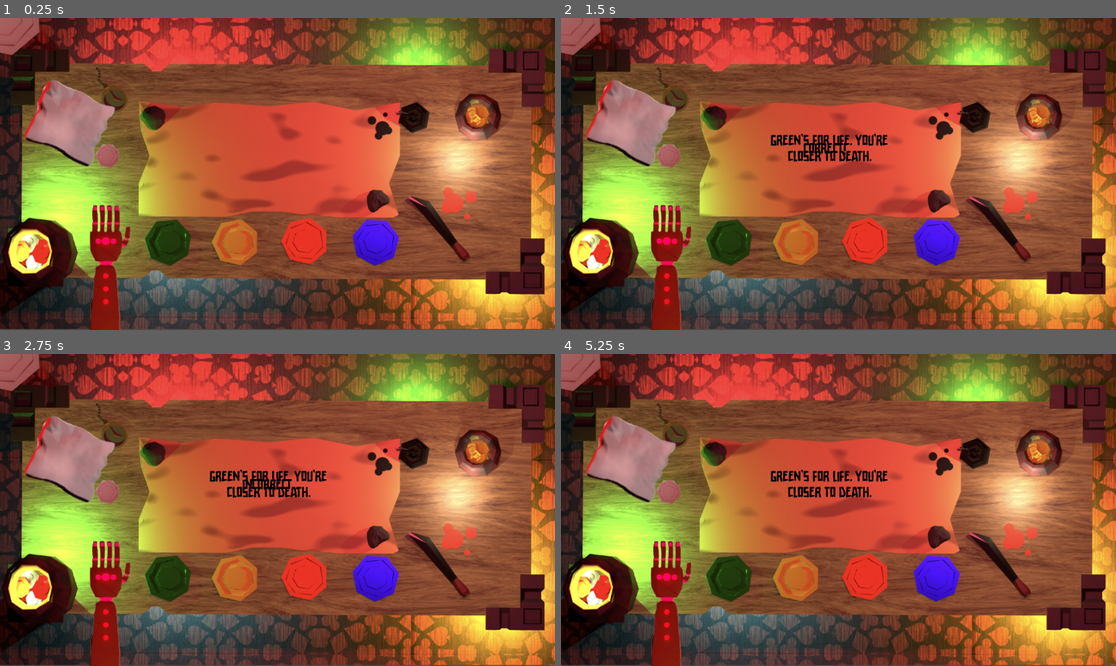
Above: before the commit, frames 1-4 (two rows, left to right).
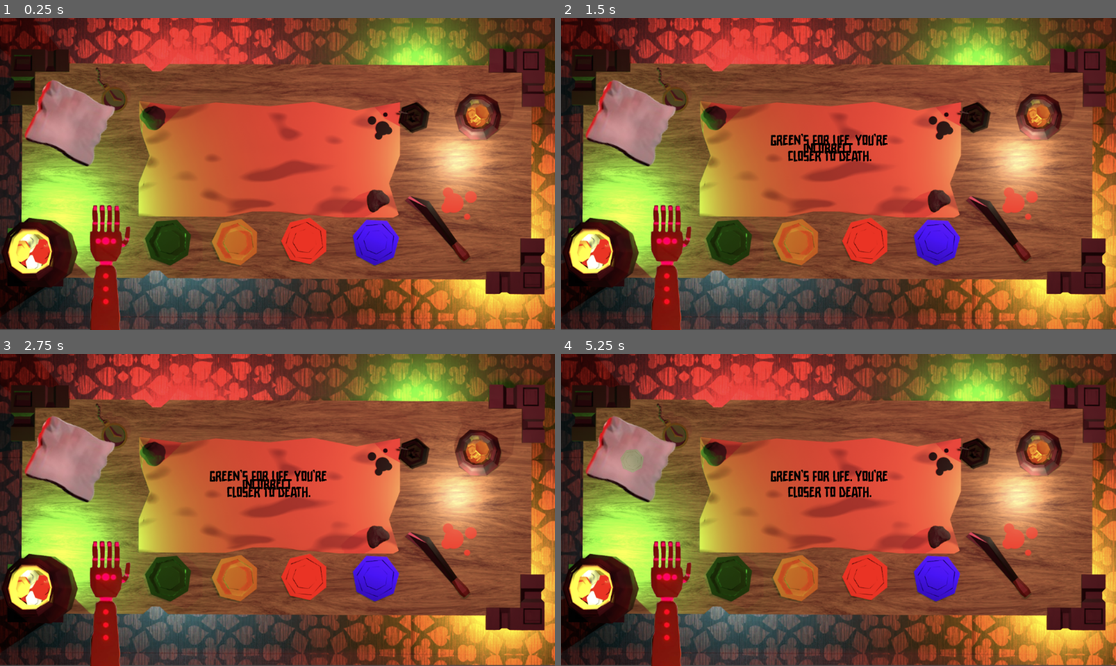
Above: after the commit, the same moments.

Repository: avanishbadhan/jumpstart
Game: Godot game, scene res://main.tscn
Same seed, same stepped clock (60 frames per second), same inputs: the game is played once before the commit and once after it.
Inputs (mouse positions are in pixels of both pictures, inside the frame that each line leads up to):
- Up to frame 1 (0.25 s): no input
- Up to frame 2 (1.5 s): click (999, 230) at 0.52 s; click (866, 239) at 1.27 s
- Up to frame 3 (2.75 s): click (371, 578) at 2.02 s
- Up to frame 4 (5.25 s): click (727, 578) at 2.77 s; click (794, 578) at 3.52 s; click (1038, 453) at 4.27 s; click (999, 566) at 5.02 s

The runs differ from the first frame. In frame 1, 0.9% of the frame differs, in the area x 0-22%, y 0-49%; in frame 2, 1.1%; in frame 3, 0.9%; in frame 4, 1.1%.

Commit message:
update xyz

Diff:
--- a/blue_select.gd
+++ b/blue_select.gd
@@ -28,7 +28,7 @@
 	var tween = create_tween()
 	tween.tween_property(cloth, "modulate:a", 0.0, 2.0)
 	tween.tween_property(cloth, "modulate:a", 1.0, 2.0).set_delay(1.5)
-
+	sprite.pick_random_number()
 	disabled = false
 	$"../red_select".disabled = false
 	$"../blue_select".disabled = false
--- a/green_select.gd
+++ b/green_select.gd
@@ -28,7 +28,7 @@
 	var tween = create_tween()
 	tween.tween_property(cloth, "modulate:a", 0.0, 2.0)
 	tween.tween_property(cloth, "modulate:a", 1.0, 2.0).set_delay(1.5)
-
+	sprite.pick_random_number()
 	disabled = false
 	$"../red_select".disabled = false
 	$"../blue_select".disabled = false
--- a/hidden_coin.gd
+++ b/hidden_coin.gd
@@ -14,7 +14,6 @@
 
 func _ready():
 	randomize()
-	pick_random_number()
 
 func pick_random_number():
 	if numbers.size() == 0:
--- a/main.tscn
+++ b/main.tscn
@@ -209,7 +209,7 @@
 theme_override_styles/focus = SubResource("StyleBoxEmpty_dg77c")
 
 [node name="HiddenCoin" type="Sprite2D" parent="."]
-position = Vector2(223, 288)
+position = Vector2(147, 222)
 scale = Vector2(0.3, 0.3)
 script = ExtResource("16_074og")
 
--- a/red_select.gd
+++ b/red_select.gd
@@ -28,7 +28,7 @@
 	var tween = create_tween()
 	tween.tween_property(cloth, "modulate:a", 0.0, 2.0)
 	tween.tween_property(cloth, "modulate:a", 1.0, 2.0).set_delay(1.5)
-
+	sprite.pick_random_number()
 	disabled = false
 	$"../red_select".disabled = false
 	$"../blue_select".disabled = false
--- a/yellow_select.gd
+++ b/yellow_select.gd
@@ -28,7 +28,7 @@
 	var tween = create_tween()
 	tween.tween_property(cloth, "modulate:a", 0.0, 2.0)
 	tween.tween_property(cloth, "modulate:a", 1.0, 2.0).set_delay(1.5)
-	HiddenCoin.pick_random_number()
+	sprite.pick_random_number()
 
 	disabled = false
 	$"../red_select".disabled = false
